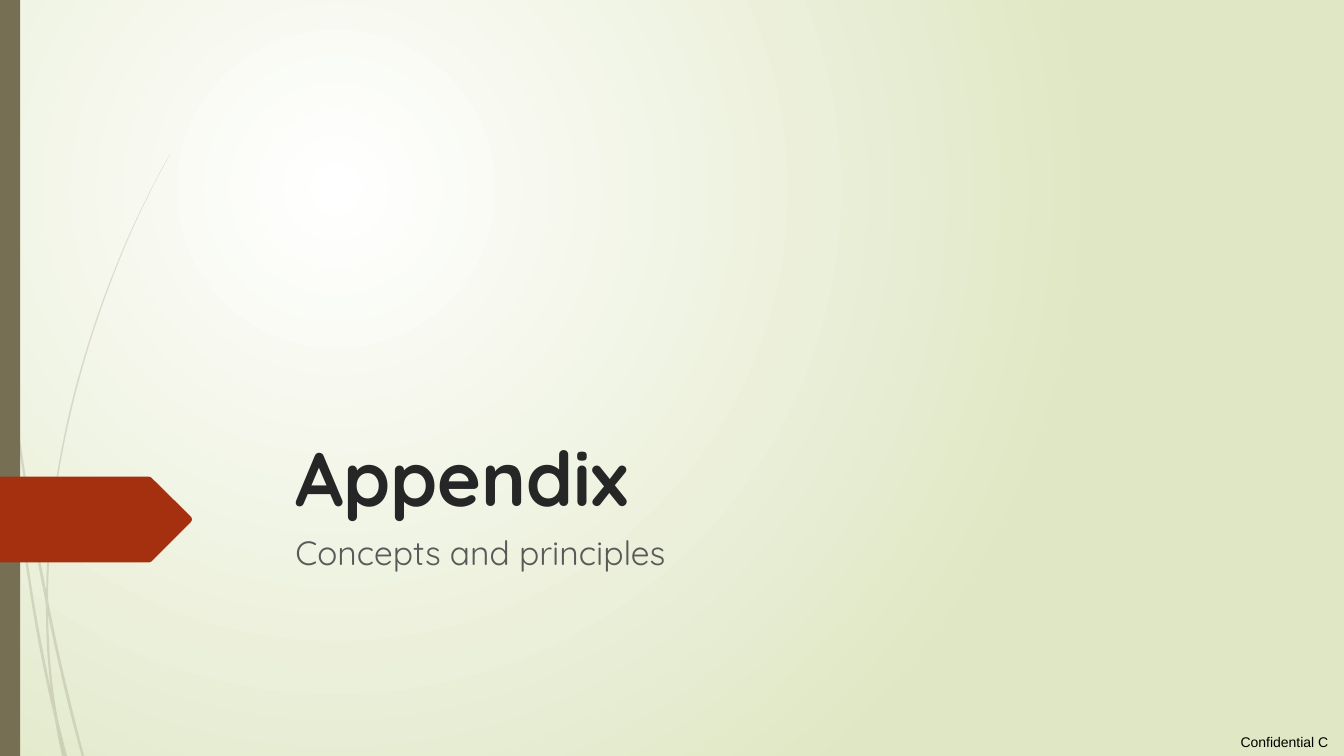
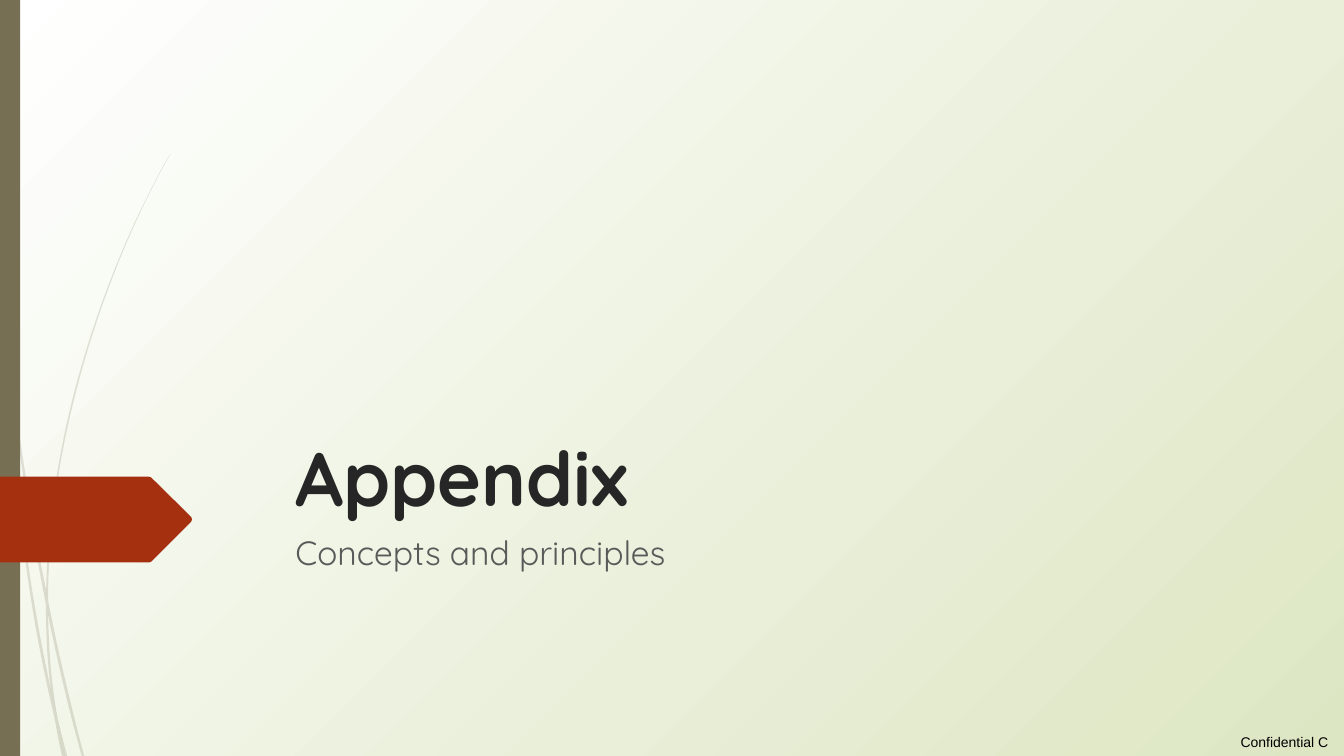
Before and after one commit to loco-philippe/Environmental-Sensing, a slide deck: slide 11 of documentation/ilist_technical.pptx. Drawn at 1344x756 pixels with LibreOffice and Linux fonts; fonts in the diff are those of the drawing. Boxes give left, top, right and bottom in pixels: in the first picture for what was removed or moved away, otherwise in the second. Text is boxed around its words. In the diff, an @@ line names an element or a change of style, - is before the commit and + after.

```diff
--- a/documentation/ilist_technical.pptx
+++ b/documentation/ilist_technical.pptx
@@ background gradient #FFFFFF to #DFE8C4 to gradient #FFFFFF to #DDE6C3 @@
@@ subtitle "Concepts and principles" at [295, 540, 665, 572]: less space between paragraphs @@
```
Also in this commit, not shown: 28 other slides changed, 1 slide added, 5 other files.
